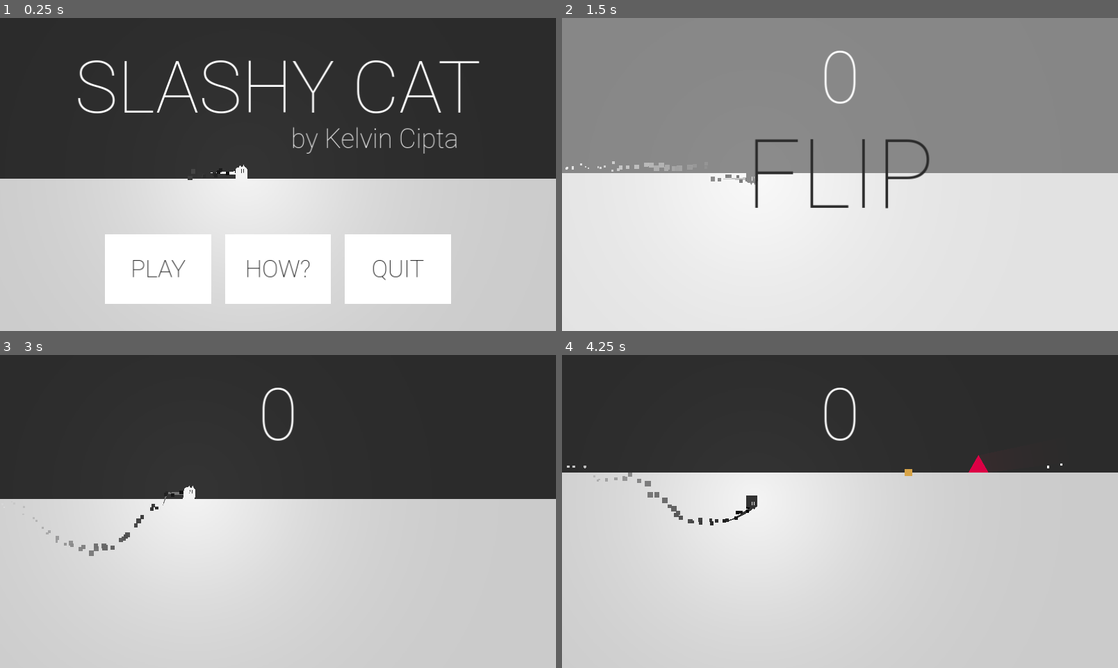
Above: before the commit, frames 1-4 (two rows, left to right).
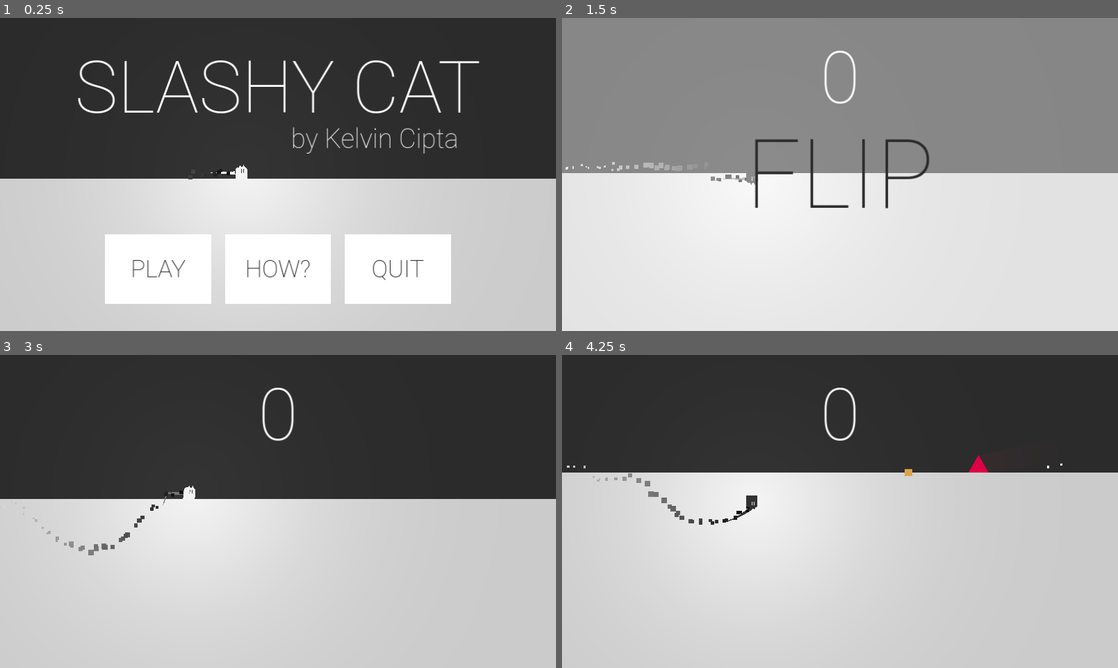
Above: after the commit, the same moments.

Repository: ciptakelvin/slashycat
Game: Godot game, scene res://scene/menu.tscn
The game is run twice, just before and just after one commit, with the same random seed, the same clock (stepped at 60 frames per second) and the same inputs. Sound files missing from this copy of the repository are replaced by a short silence.
Inputs (mouse positions are in pixels of both pictures, inside the frame that each line leads up to):
- Up to frame 1 (0.25 s): no input
- Up to frame 2 (1.5 s): click "PLAY" at 0.5 s; move the mouse to (962, 158) at 1.27 s; hold Right (ui_right) from 1.28 s (still down); tap X (switch) at 1.35 s
- Up to frame 3 (3 s): tap Z (jump) at 1.52, 2.27 s; move the mouse to (166, 527) at 2.02 s; tap X (switch) at 2.1, 2.85 s; move the mouse to (333, 442) at 2.77 s; release Right (ui_right) at 2.78 s; hold Left (ui_left) from 2.78 s (still down)
- Up to frame 4 (4.25 s): move the mouse to (812, 574) at 3.52 s; release Left (ui_left) at 3.53 s; hold Right (ui_right) from 3.53 s (still down); tap X (switch) at 3.6 s; tap Z (jump) at 3.77 s

The runs differ from the first frame. In frame 1, less than 0.1% of the frame differs, in the area x 33-43%, y 48-52%; in frame 2, less than 0.1%; in frame 3, less than 0.1%; in frame 4, less than 0.1%, in the area x 1-34%, y 35-55%.

Commit message:
final for garena game jam

Diff:
--- a/project.godot
+++ b/project.godot
@@ -25,6 +25,10 @@
 window/size/mode=3
 window/stretch/mode="canvas_items"
 window/stretch/aspect="expand"
+
+[editor]
+
+movie_writer/movie_file="/home/kelvincipta/Documents/Sarang Games/Gamejam/Garena Gamejam/movie/result.avi"
 
 [input]
 
@@ -55,6 +59,5 @@
 
 [rendering]
 
-renderer/rendering_method="gl_compatibility"
 anti_aliasing/quality/msaa_2d=1
 anti_aliasing/quality/use_debanding=true
--- a/scene/game.gd
+++ b/scene/game.gd
@@ -45,5 +45,6 @@
 	$CanvasLayer/gameover/AnimationPlayer.play("slide_in")
 
 func _input(event: InputEvent) -> void:
-	if event.is_action_pressed("esc"):
-		get_tree().change_scene_to_file("res://scene/menu.tscn")
+	if not Globals.is_die:
+		if event.is_action_pressed("esc"):
+			get_tree().change_scene_to_file("res://scene/menu.tscn")
--- a/scene/game.tscn
+++ b/scene/game.tscn
@@ -363,8 +363,10 @@
 pitch_scale = 0.9
 
 [node name="gameover" parent="CanvasLayer" instance=ExtResource("10_qp0sx")]
-offset_top = -648.0
-offset_right = 1152.0
+offset_left = -576.0
+offset_top = -972.0
+offset_right = 576.0
+offset_bottom = -324.0
 
 [node name="AnimationPlayer" type="AnimationPlayer" parent="CanvasLayer/gameover"]
 libraries = {
--- a/scene/menu.tscn
+++ b/scene/menu.tscn
@@ -6,7 +6,7 @@
 [ext_resource type="PackedScene" uid="uid://drq0gcb1svulc" path="res://scene/player/player.tscn" id="4_lu04o"]
 [ext_resource type="Script" path="res://scene/player/menu_player.gd" id="5_0wwtb"]
 [ext_resource type="FontFile" uid="uid://dpnrd7nrjhlgn" path="res://fonts/Roboto-Thin.ttf" id="6_7oiw0"]
-[ext_resource type="AudioStream" uid="uid://dnwc4eh3r50or" path="res://sfx/bgm.wav" id="7_j3xeb"]
+[ext_resource type="AudioStream" uid="uid://clisxx6apqasx" path="res://sfx/bgm3.ogg" id="7_pskga"]
 
 [sub_resource type="Gradient" id="Gradient_4cyo1"]
 offsets = PackedFloat32Array(0)
@@ -224,7 +224,8 @@
 text = "QUIT"
 
 [node name="bgm" type="AudioStreamPlayer" parent="."]
-stream = ExtResource("7_j3xeb")
+stream = ExtResource("7_pskga")
+volume_db = -10.0
 autoplay = true
 
 [connection signal="pressed" from="CanvasLayer/HBoxContainer/Play" to="." method="_on_play_pressed"]
--- a/scene/player/player.tscn
+++ b/scene/player/player.tscn
@@ -27,7 +27,7 @@
 [sub_resource type="ParticleProcessMaterial" id="ParticleProcessMaterial_f1pgl"]
 particle_flag_disable_z = true
 emission_shape = 1
-emission_sphere_radius = 30.0
+emission_sphere_radius = 25.0
 scale_min = 20.0
 scale_max = 30.0
 scale_curve = SubResource("CurveTexture_y0lsb")
--- a/scene/score_rect/score_rect.tscn
+++ b/scene/score_rect/score_rect.tscn
@@ -23,7 +23,7 @@
 curve = SubResource("Curve_4yv57")
 
 [sub_resource type="Curve" id="Curve_mv3bm"]
-_data = [Vector2(0, 0), 0.0, 2.01021, 0, 0, Vector2(1, 0), 0.0, 0.0, 0, 0]
+_data = [Vector2(0, 0.724503), 0.0, 2.01021, 0, 0, Vector2(1, 0), 0.0, 0.0, 0, 0]
 point_count = 2
 
 [sub_resource type="CurveTexture" id="CurveTexture_hm0bi"]
@@ -99,12 +99,13 @@
 self_modulate = Color(1, 0.819608, 0.682353, 1)
 z_index = 2
 emitting = false
-amount = 40
+amount = 50
 process_material = SubResource("ParticleProcessMaterial_sr617")
 texture = SubResource("GradientTexture2D_oe42m")
 one_shot = true
 speed_scale = 3.0
 explosiveness = 0.67
+fixed_fps = 60
 
 [node name="AnimationPlayer" type="AnimationPlayer" parent="."]
 libraries = {
Not shown, changed: export_presets.cfg
Not shown, added: sfx/bgm2.ogg.import
Not shown, added: sfx/bgm3.ogg.import
Not shown, added: sfx/bgm2.ogg
Not shown, added: sfx/bgm3.ogg
